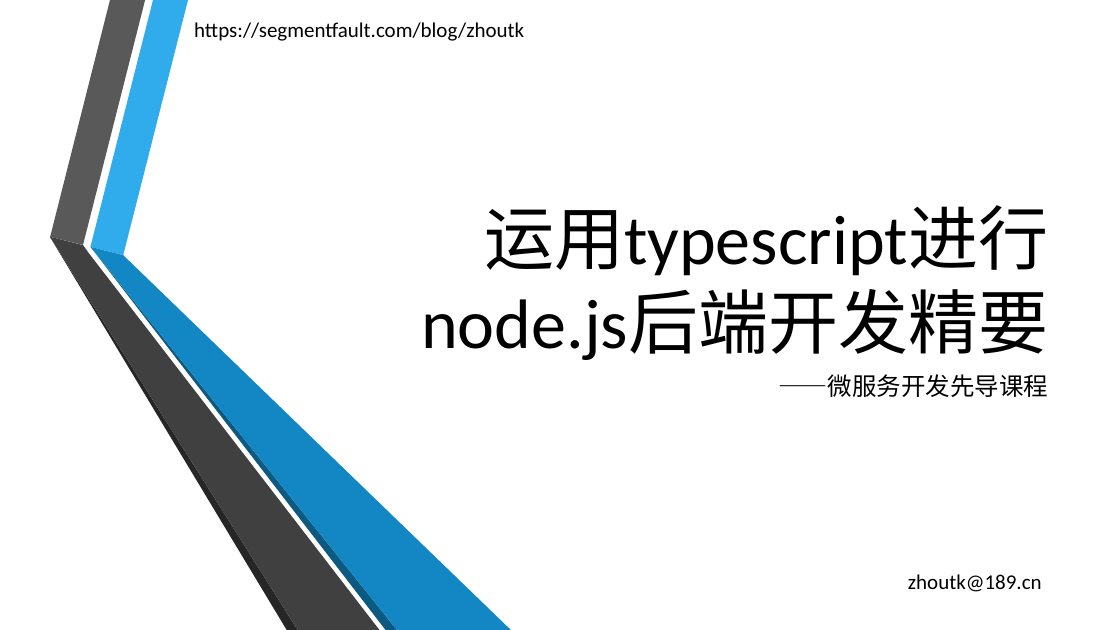
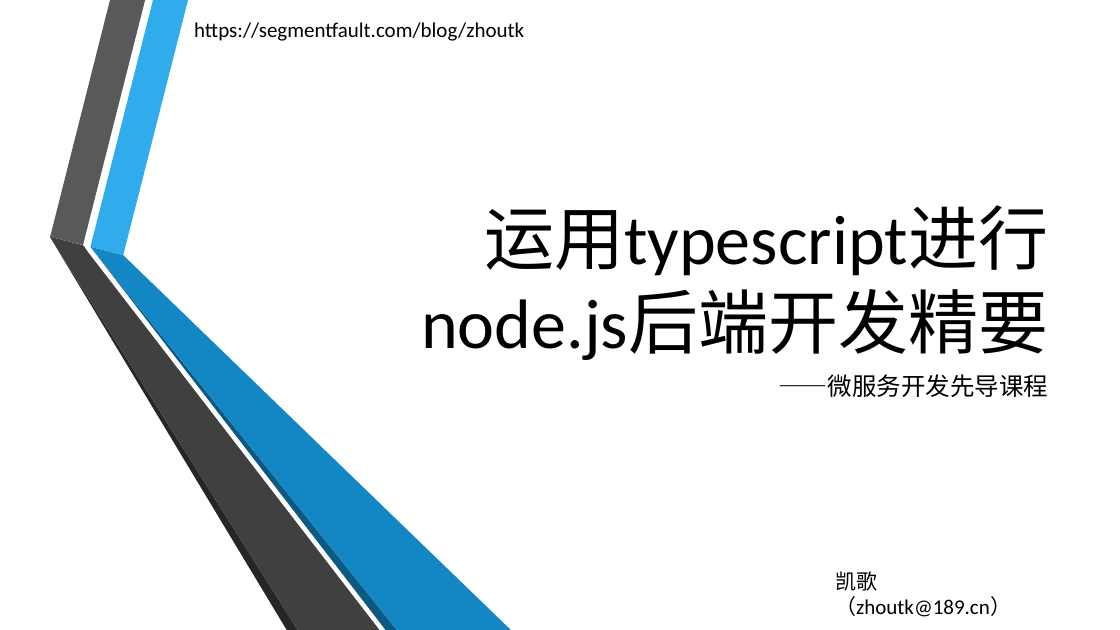
Before and after one commit to zhoutk/sifou, a slide deck: slide 1 of 001.运用typescript进行node.js后端开发精要/typescript_base.pptx. Drawn at 1120x630 pixels with LibreOffice and Linux fonts; fonts in the diff are those of the drawing; background and template pictures are left out. Boxes give left, top, right and bottom in pixels: in the first picture for what was removed or moved away, otherwise in the second. Text is boxed around its words. In the diff, an @@ line names an element or a change of style, - is before the commit and + after.

```diff
--- a/001.运用typescript进行node.js后端开发精要/typescript_base.pptx
+++ b/001.运用typescript进行node.js后端开发精要/typescript_base.pptx
@@ text at <box>835,571,1011,617</box>: text changed @@
-zhoutk@189.cn
+凯歌（zhoutk@189.cn）
```
Also in this commit, not shown: 2 other slides changed, 12 other files.
